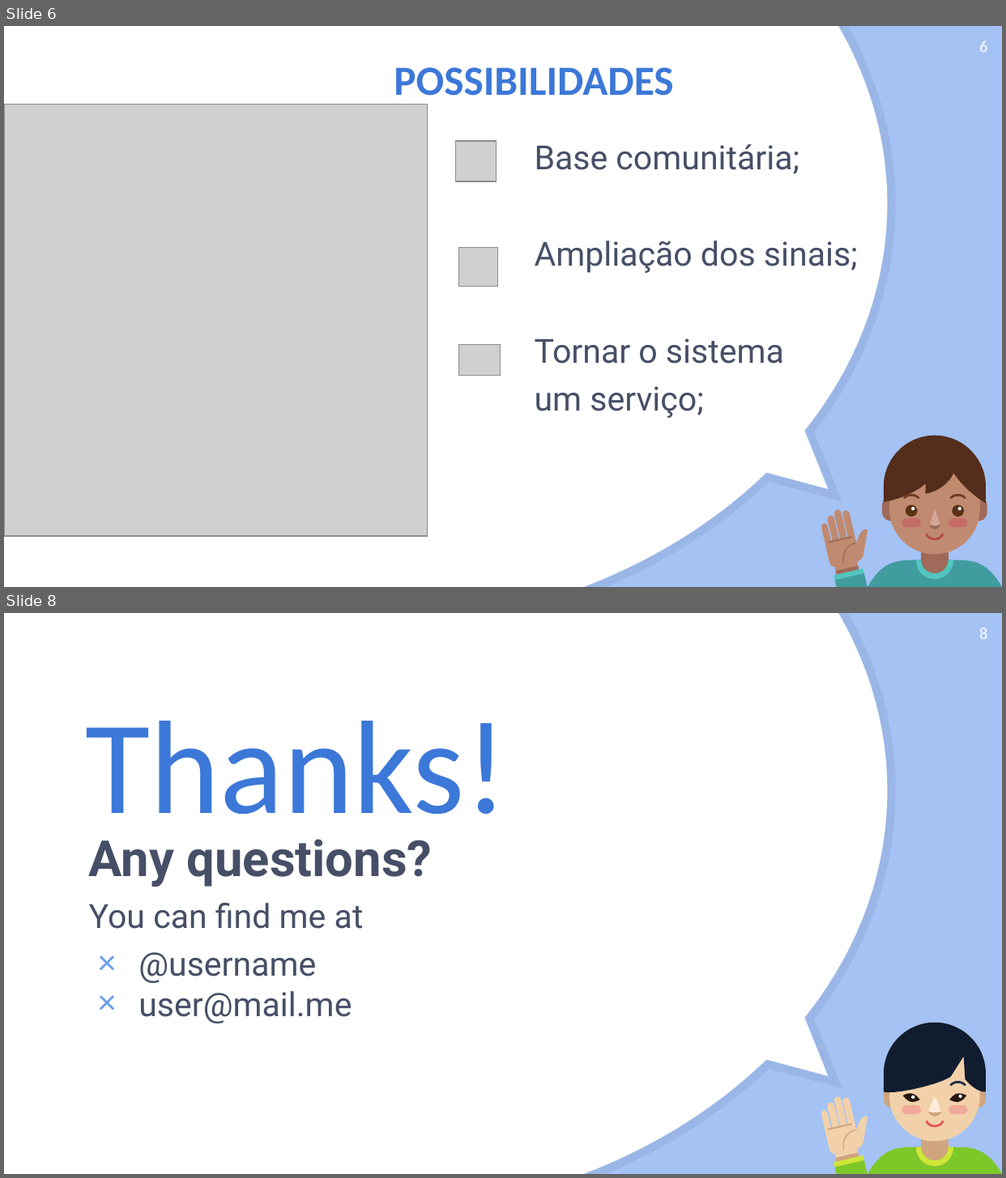
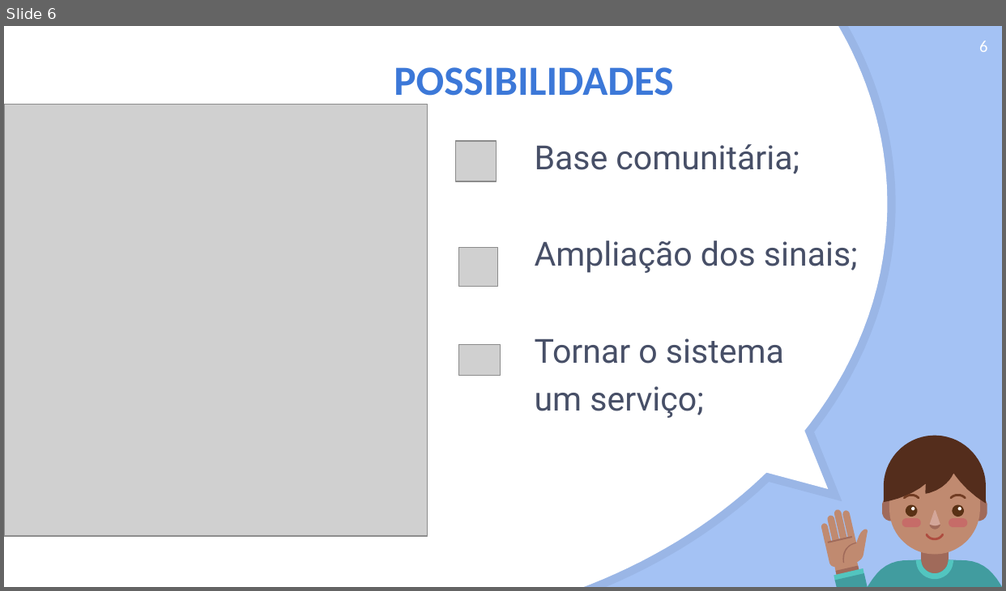
Before and after one commit to ThiagoFontes/HackathonLibras, a slide deck: Apresentação libras em saúde.pptx. Shown one above the other, each under a label of ours: slides 6 and 8 before the commit, slide 6 after it; the slides between them are not shown. The pictures are 1006x1178 and 1006x591 pixels, drawn with LibreOffice and Linux fonts; fonts in the diff are those of the drawing; grey boxes stand for pictures. Boxes give left, top, right and bottom in pixels: in the first picture for what was removed or moved away, otherwise in the second. Text is boxed around its words. In the diff, an @@ line names an element or a change of style, - is before the commit and + after.

```diff
--- a/Apresentação libras em saúde.pptx
+++ b/Apresentação libras em saúde.pptx
@@ slide 8 removed at bbox=[4, 613, 1002, 1174], background #A4C2F4; not listed: 2 template elements that a slide beside it also shows @@
@@ page number removed at bbox=[979, 628, 987, 639] @@
-8
@@ title removed at bbox=[85, 721, 508, 844] @@
-Thanks!
@@ subtitle removed at bbox=[89, 839, 432, 1024] @@
-Any questions?
-You can find me at
-× @username
-× user@mail.me
@@ group removed at bbox=[821, 1023, 1002, 1174]: 25 freeform shapes @@
```
Also in this commit, not shown: 1 slide added, 2 other slides removed, 3 other files.
